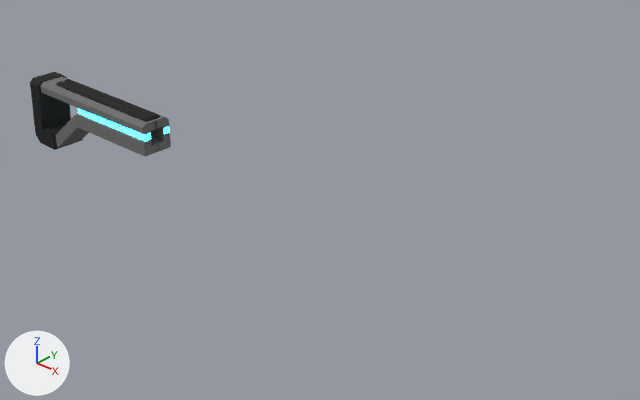
What one commit did to the Blender file BlenderFiles/guns.blend.
Before and after are seen from a 50 mm lens placed at (12.86, -10.94, 8.21), pointed at (2.06, 0.86, 0.04). Every picture has the same lights, and +X, +Y and +Z are marked at lower left.

Objects in the first picture: 'Stock_large'.
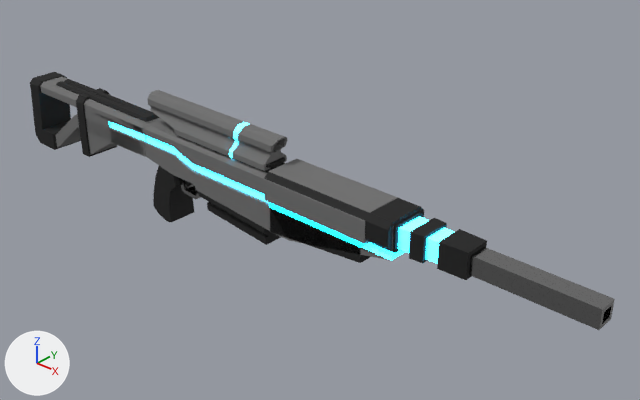
Where the change shows, as pixel boxes (x1, y1, x2, y2) in the pictures (640 x 400 px; the box of a moved part takes in the faces that stretch with it):
```json
{"object": "Sniper_att", "change": "shown", "after": [264, 159, 615, 330]}
{"object": "Pistol", "change": "shown", "after": [143, 119, 285, 236]}
{"object": "Scope", "change": "shown", "after": [148, 90, 287, 171]}
{"object": "Rifle_att", "change": "shown", "after": [264, 171, 424, 261], "on screen": "black"}
{"object": "Stock_small", "change": "shown", "after": [76, 88, 161, 157]}
{"object": "Ammo", "change": "shown", "after": [207, 202, 281, 245], "on screen": "black"}
{"part": 1, "of": "me_cube_003", "change": "moved or reshaped", "after": [264, 159, 615, 330], "on screen": "not visible before"}
{"part": 2, "of": "me_cube_003", "change": "recoloured", "after": [270, 208, 487, 280], "on screen": "black"}
```

Edits to the scene script, one JSON object a line:
```json
{"block": "me_cube_003", "where": "# used by ob_sniper_att; location = (0.0, 0.0, 0.0)"}
{"op": "remove", "block": "me_cube_003", "code": "me_cube_003.from_pydata(...)  # 92 vertices, 92 faces; spans x 1.88..8.6, y -0.51..0.51, z -0.25..1.07"}
{"op": "remove", "block": "me_cube_003", "code": "me_cube_003.materials.append(mat_metal_001)  # grey #989898"}
{"op": "remove", "block": "me_cube_003", "code": "me_cube_003.materials.append(mat_black_001)  # black #2c2c2c"}
{"op": "remove", "block": "me_cube_003", "code": "me_cube_003.materials.append(mat_bluelight_001)  # cyan #bde2e7"}
{"op": "add", "block": "me_cube_003", "code": "me_cube_003.from_pydata(...)  # 100 vertices, 98 faces; spans x 1.88..8.6, y -0.51..0.51, z -0.25..1.07"}
{"block": "me_cube_003", "change": "me_cube_003 part 1"}
{"block": "me_cube_003", "change": "4 vertices are removed from x 1.88..4.37, y -0.51..0.51, z 1.07"}
{"block": "me_cube_003", "change": "92 faces are deleted"}
{"block": "me_cube_003", "change": "12 vertices are added at x 1.88..4.37, y -0.51..0.51, z 0.94..1.07"}
{"block": "me_cube_003", "change": "57 new faces join them, mat_black (black #2c2c2c)"}
{"block": "me_cube_003", "change": "12 new faces join them, mat_bluelight (cyan #bde2e7)"}
{"block": "me_cube_003", "change": "17 new faces join them, mat_matgrey (grey #777777)"}
{"block": "me_cube_003", "change": "12 new faces join them, mat_metal (grey #989898)"}
{"block": "me_cube_003", "change": "me_cube_003 part 2: 57 faces spanning x 1.88..6.32, y -0.39..0.39, z -0.25..0.99 switch from mat_matgrey_001 (light grey #cacaca) to mat_black (black #2c2c2c)"}
{"op": "add", "block": "me_cube_003", "code": "me_cube_003.materials.append(mat_metal)  # grey #989898"}
{"op": "add", "block": "me_cube_003", "code": "me_cube_003.materials.append(mat_matgrey)  # grey #777777"}
{"op": "add", "block": "me_cube_003", "code": "me_cube_003.materials.append(mat_bluelight)  # cyan #bde2e7"}
{"op": "remove", "block": "ob_pistol", "code": "ob_pistol.hide_set(True)"}
{"op": "remove", "block": "ob_rifle_att", "code": "ob_rifle_att.hide_set(True)"}
{"op": "remove", "block": "ob_sniper_att", "code": "ob_sniper_att.hide_set(True)"}
{"op": "remove", "block": "ob_scope", "code": "ob_scope.hide_set(True)"}
{"op": "remove", "block": "ob_ammo", "code": "ob_ammo.hide_set(True)"}
{"op": "remove", "block": "ob_stock_small", "code": "ob_stock_small.hide_set(True)"}
```
